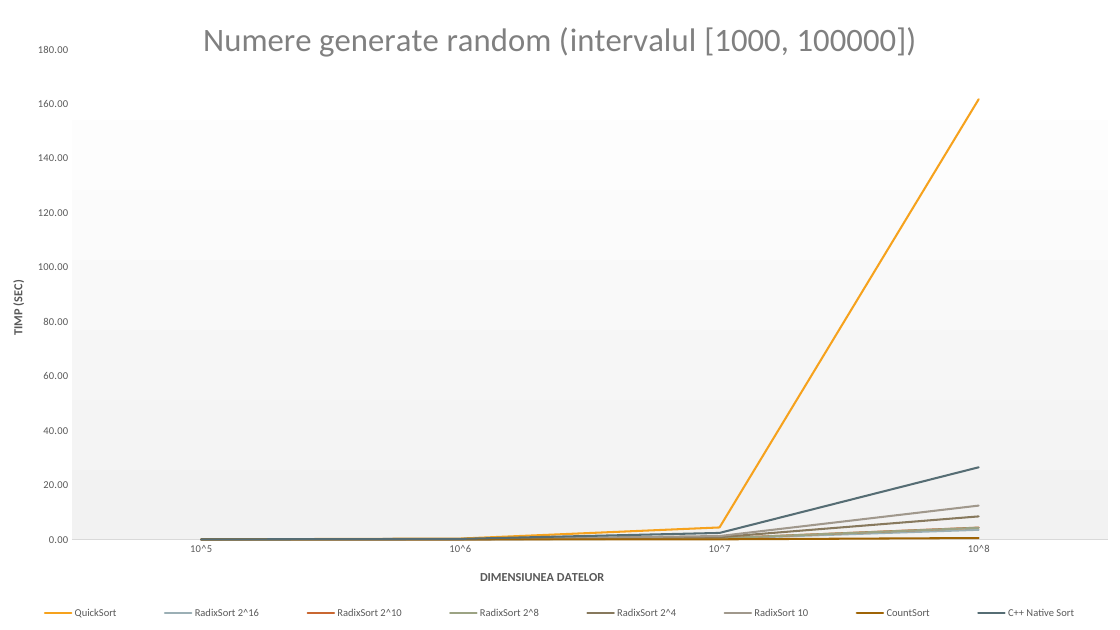
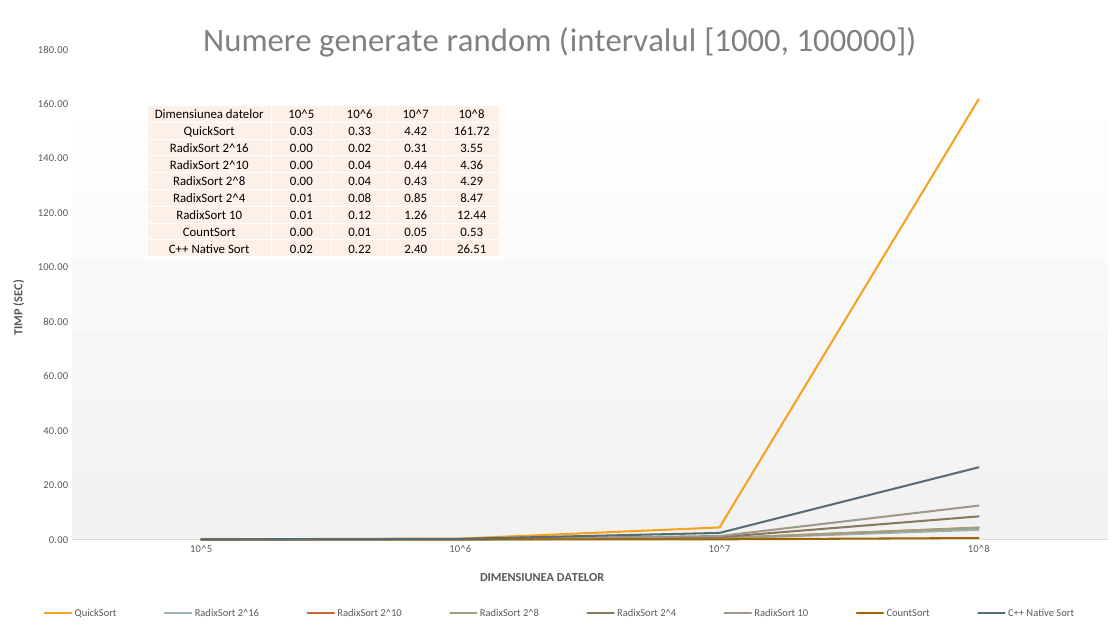
Before and after one commit to AndreiDogarel/Test-Sorting-Algorithms, a slide deck: slide 10 of Proiect1_SD.pptx (slide 8 before the commit). Drawn at 1120x630 pixels with LibreOffice and Linux fonts; fonts in the diff are those of the drawing. Boxes give left, top, right and bottom in pixels: in the first picture for what was removed or moved away, otherwise in the second. Text is boxed around its words. In the diff, an @@ line names an element or a change of style, - is before the commit and + after.

```diff
--- a/Proiect1_SD.pptx
+++ b/Proiect1_SD.pptx
@@ table added at (148, 106, 501, 257), 9 rows, 5 columns @@
+Dimensiunea datelor | 10^5 | 10^6 | 10^7 | 10^8
+QuickSort | 0.03 | 0.33 | 4.42 | 161.72
+RadixSort 2^16 | 0.00 | 0.02 | 0.31 | 3.55
+RadixSort 2^10 | 0.00 | 0.04 | 0.44 | 4.36
+RadixSort 2^8 | 0.00 | 0.04 | 0.43 | 4.29
+RadixSort 2^4 | 0.01 | 0.08 | 0.85 | 8.47
+RadixSort 10 | 0.01 | 0.12 | 1.26 | 12.44
+CountSort | 0.00 | 0.01 | 0.05 | 0.53
+C++ Native Sort | 0.02 | 0.22 | 2.40 | 26.51
```
Also in this commit, not shown: 7 other slides changed, 3 slides added, 1 slide removed, 1 other file.
